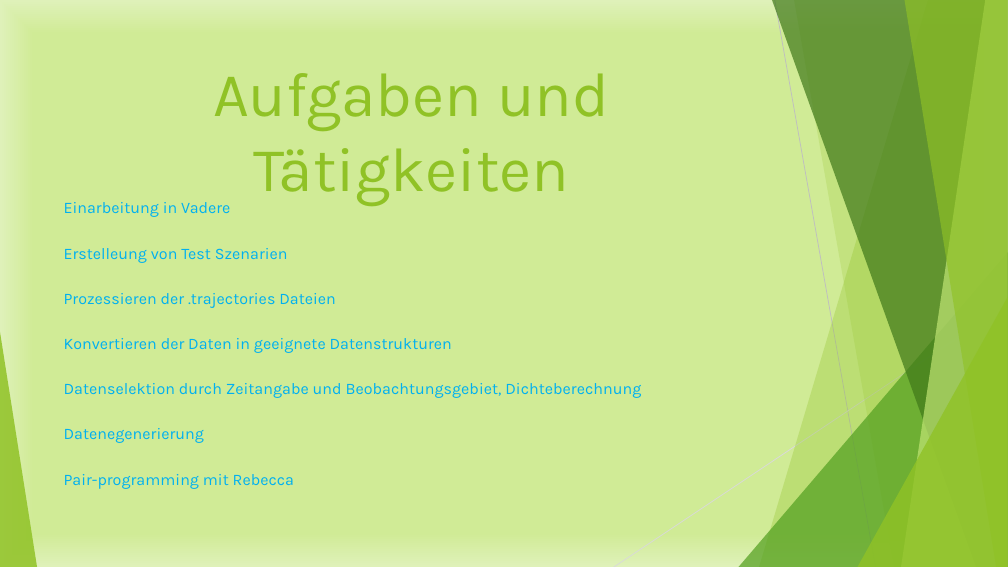
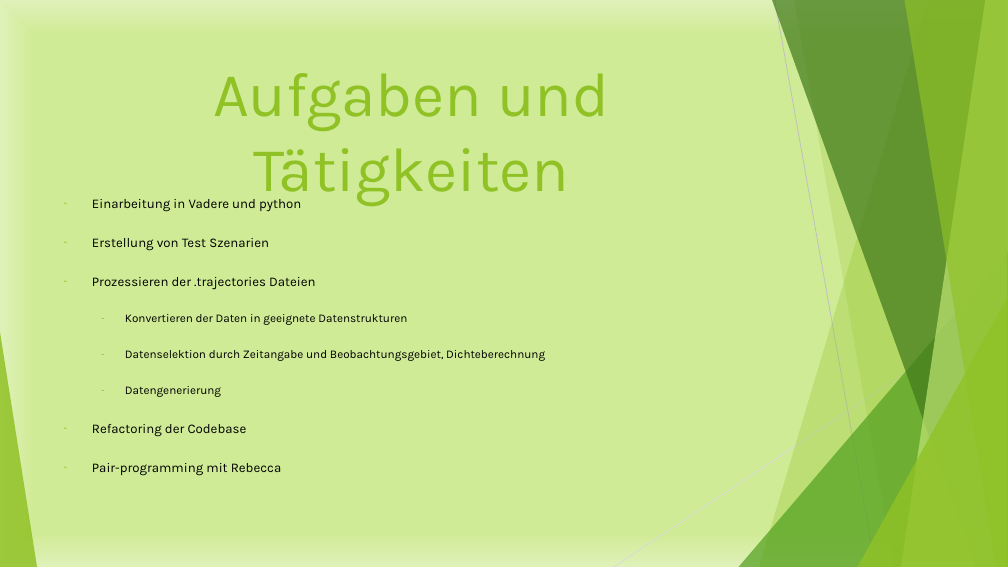
Before and after one commit to Datagroup-ModSim/ModSim17-data-generation-filters, a slide deck: slide 37 of presentations/Datenerzeugung und Datenanalyse_Sprint1.pptx (slide 38 before the commit). Drawn at 1008x567 pixels with LibreOffice and Linux fonts; fonts in the diff are those of the drawing. Boxes give left, top, right and bottom in pixels: in the first picture for what was removed or moved away, otherwise in the second. Text is boxed around its words. In the diff, an @@ line names an element or a change of style, - is before the commit and + after.

```diff
--- a/presentations/Datenerzeugung und Datenanalyse_Sprint1.pptx
+++ b/presentations/Datenerzeugung und Datenanalyse_Sprint1.pptx
@@ text at <box>92,199,301,251</box>: text changed; size 15.3 to 12.6 pt; text colour #00B0F0 to #000000 @@
-Einarbeitung in Vadere
-Erstelleung von Test Szenarien
+– Einarbeitung in Vadere und python
+– Erstellung von Test Szenarien
@@ text at <box>92,277,545,476</box>: size 15.3 to 12.6 pt in "Prozessieren der .trajectories Dateien", "Pair-programming mit Rebecca"; text colour #00B0F0 to #000000 in "Prozessieren der .trajectories Dateien", "Konvertieren der Daten in geeignete Datenstrukturen", "Datenselektion durch Zeitangabe und Beobachtungsgebiet, Dich ...", "Pair-programming mit Rebecca"; size 15.3 to 11.2 pt in "Konvertieren der Daten in geeignete Datenstrukturen", "Datenselektion durch Zeitangabe und Beobachtungsgebiet, Dich ..."; bullet none to -; list level 1 to 2 in "Konvertieren der Daten in geeignete ..."; list level 1 to 2 in "Datenselektion durch Zeitangabe und Beobachtungsgebiet, ..." @@
@@ text at <box>92,386,247,437</box>: text changed; size 15.3 to 12.6 pt; text colour #00B0F0 to #000000 @@
-Datenegenerierung
+  – Datengenerierung
+– Refactoring der Codebase
```
Also in this commit, not shown: 14 other slides changed, 2 slides added, 3 slides removed.
